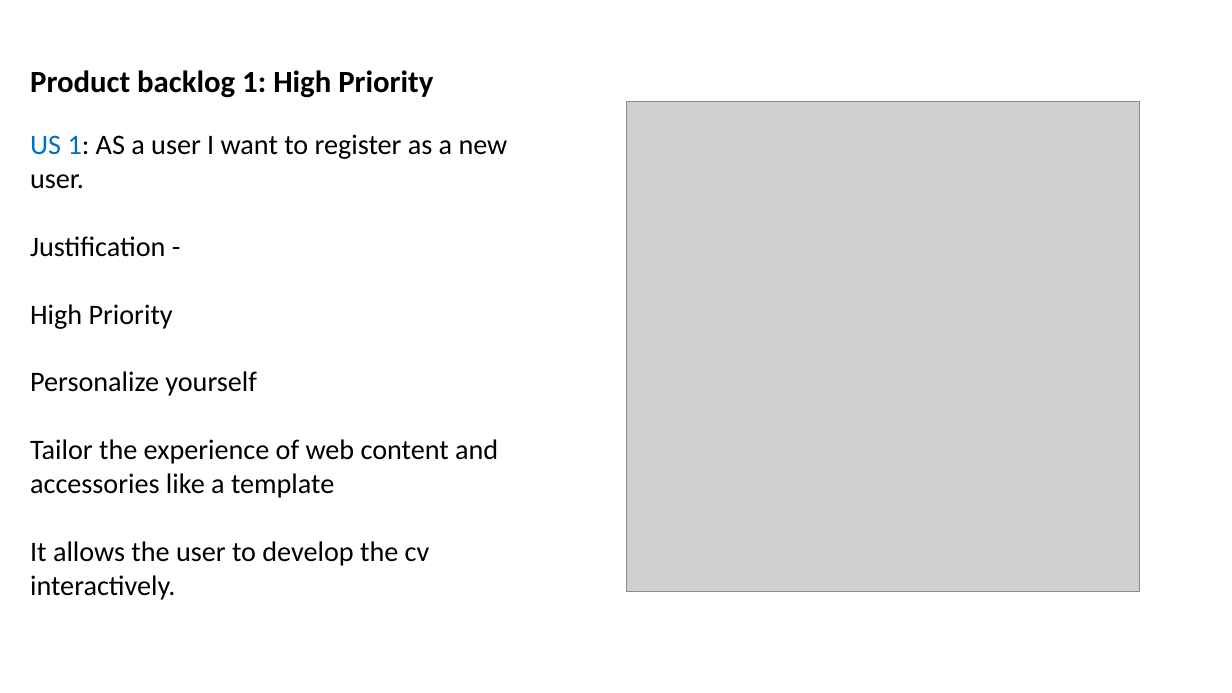
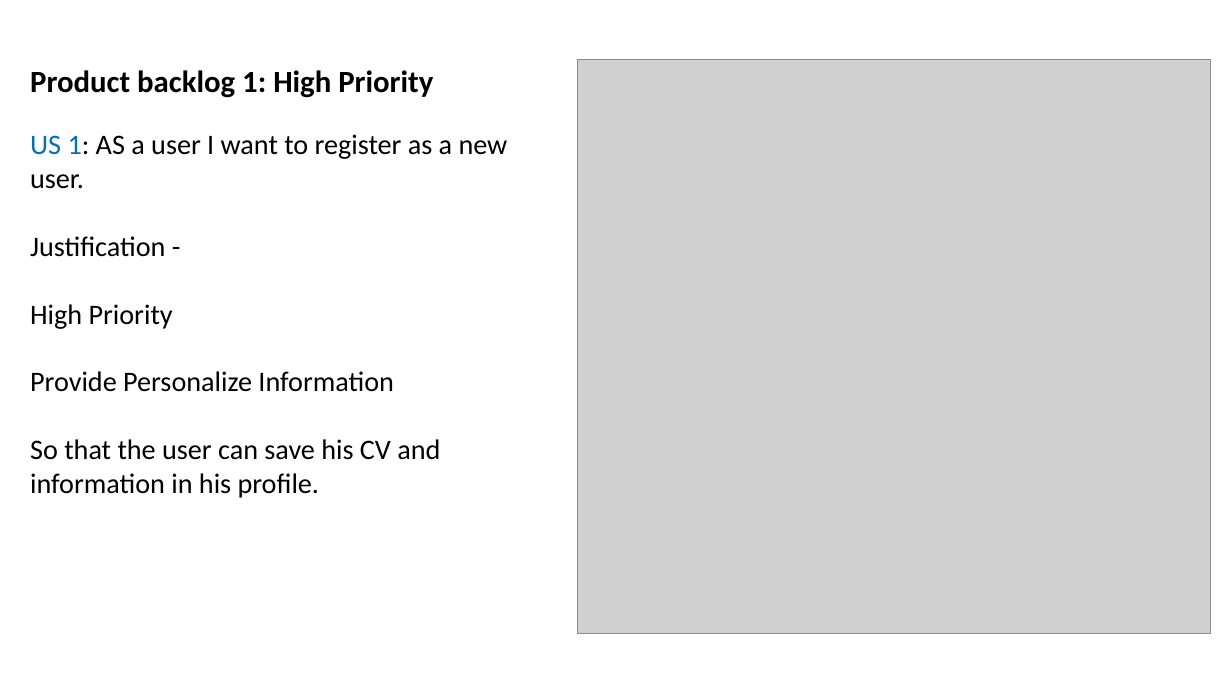
Before and after one commit to ITECH3208andITECH3209feduni/project-repo-project-a02, a slide deck: slide 7 of E L A02 CAREER INTELLIGENCE_DEMOSTRATION PPT.pptx. Drawn at 1232x693 pixels with LibreOffice and Linux fonts; fonts in the diff are those of the drawing; grey boxes stand for pictures. Boxes give left, top, right and bottom in pixels: in the first picture for what was removed or moved away, otherwise in the second. Text is boxed around its words. In the diff, an @@ line names an element or a change of style, - is before the commit and + after.

```diff
--- a/E L A02 CAREER INTELLIGENCE_DEMOSTRATION PPT.pptx
+++ b/E L A02 CAREER INTELLIGENCE_DEMOSTRATION PPT.pptx
@@ picture: place and size @@
-picture at (627,102,1140,592)
+picture at (578,60,1212,634)
@@ text at (30,371,440,498): text changed @@
-Personalize yourself
-Tailor the experience of web content and accessories like a template
-It allows the user to develop the cv interactively.
+Provide Personalize Information
+So that the user can save his CV and information in his profile.
```
